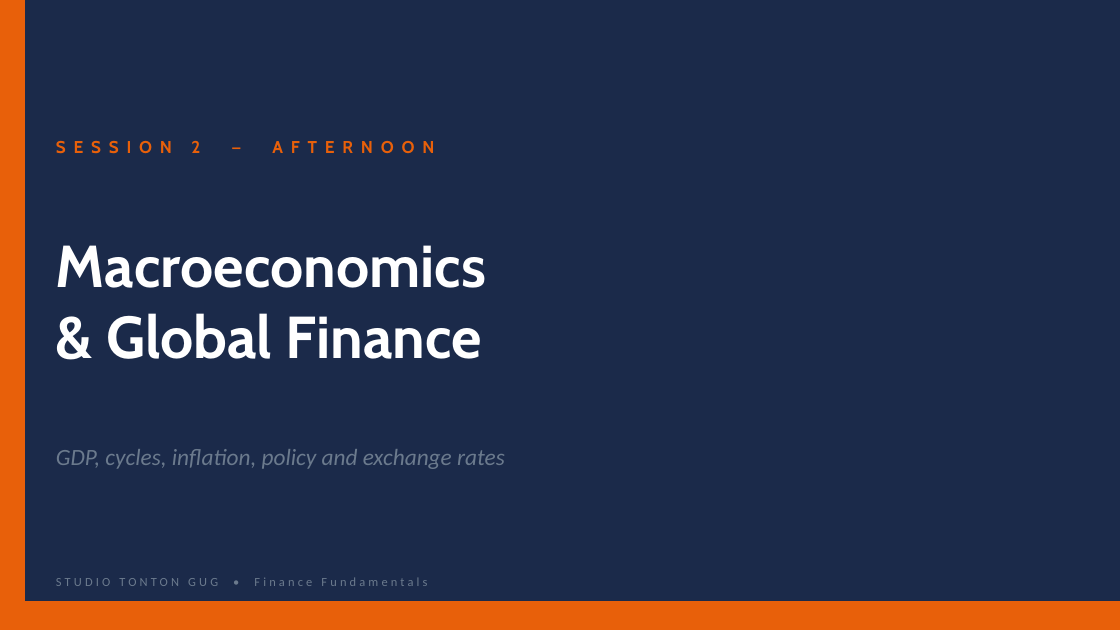
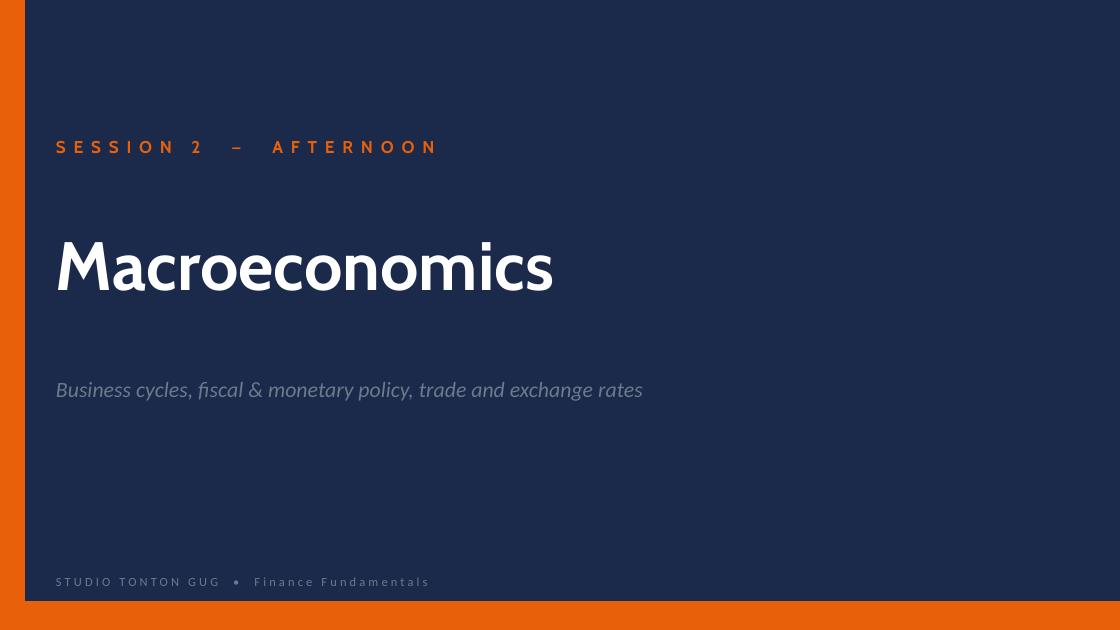
Before and after one commit to Gug4ever/Tonton_Gug_Studio, a slide deck: slide 1 of assets/finance/S04_Macroeconomics.pptx. Drawn at 1120x630 pixels with LibreOffice and Linux fonts; fonts in the diff are those of the drawing. Boxes give left, top, right and bottom in pixels: in the first picture for what was removed or moved away, otherwise in the second. Text is boxed around its words. In the diff, an @@ line names an element or a change of style, - is before the commit and + after.

```diff
--- a/assets/finance/S04_Macroeconomics.pptx
+++ b/assets/finance/S04_Macroeconomics.pptx
@@ text "Macroeconomics" at (56, 242, 554, 291): size 38 to 44 pt @@
@@ text at (106, 313, 482, 359): paragraph removed @@
-& Global Finance
@@ text at (56, 382, 643, 401): text changed; size 15 to 14 pt @@
-GDP, cycles, inflation, policy and exchange rates
+Business cycles, fiscal & monetary policy, trade and exchange rates
```
Also in this commit, not shown: 36 slides added, 10 slides removed, 23 other files.
